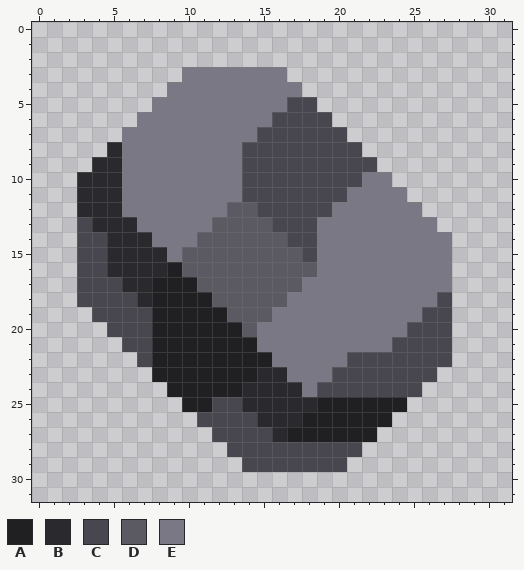
Pixel-art sprite: sprites/items/vanadiphor.png. Above, as it was before the edit.
The file is 32x32 pixels. Colours within 5 levels of each other are drawn and written as one.
Palette (. is transparent): A #201f22  B #2a292d  C #48474f  D #5b5a63  E #797884
Pixels before, first column x 3:
 3 .......EEEEEEE...........
 4 ......EEEEEEEEE..........
 5 .....EEEEEEEEECC.........
 6 ....EEEEEEEEECCCC........
 7 ...EEEEEEEEECCCCCC.......
 8 ..BEEEEEEEECCCCCCCC......
 9 .BBEEEEEEEECCCCCCCCC.....
10 BBBEEEEEEEECCCCCCCCEE....
11 BBBEEEEEEEECCCCCCCEEEE...
12 BBBEEEEEEEDDCCCCCEEEEEE..
13 CBBBEEEEEDDDDCCCEEEEEEEE.
14 CCBBBEEEDDDDDDCCEEEEEEEEE
15 CCBBBBEDDDDDDDDCEEEEEEEEE
16 CCBBBBADDDDDDDDDEEEEEEEEE
17 CCCBBAAADDDDDDDEEEEEEEEEE
18 CCCCBAAAADDDDDEEEEEEEEEEC
19 .CCCCAAAAADDDEEEEEEEEEECC
20 ..CCCAAAAAADEEEEEEEEEECCC
21 ...CCAAAAAAAEEEEEEEEECCCC
22 ....CAAAAAAAAEEEEECCCCCCC
23 .....AAAAAAABBEEECCCCCCC.
24 ......AAAAABBBBECCCCCCC..
25 .......AACCBBBBBAAAAAA...
26 ........CCCCBBBAAAAAA....
27 .........CCCCBAAAAAA.....
28 ..........CCCCCCCCC......
29 ...........CCCCCCC.......
After:
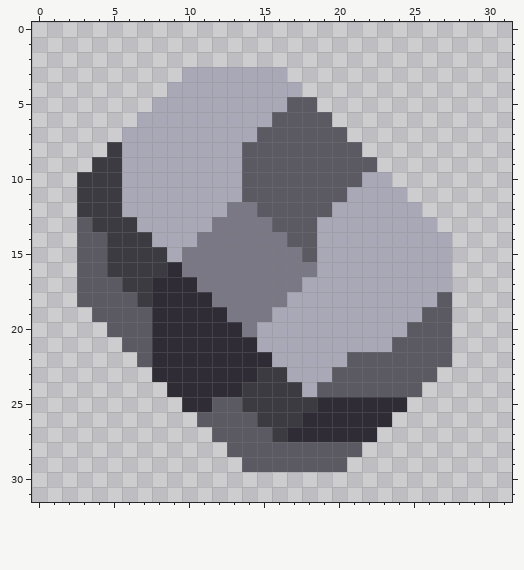
The exact change:
colour A: #201f22 -> #2f2c35
colour B: #2a292d -> #3d3b42
colour C: #48474f -> #5b5a63
colour D: #5b5a63 -> #797884
colour E: #797884 -> #a9a8b7
